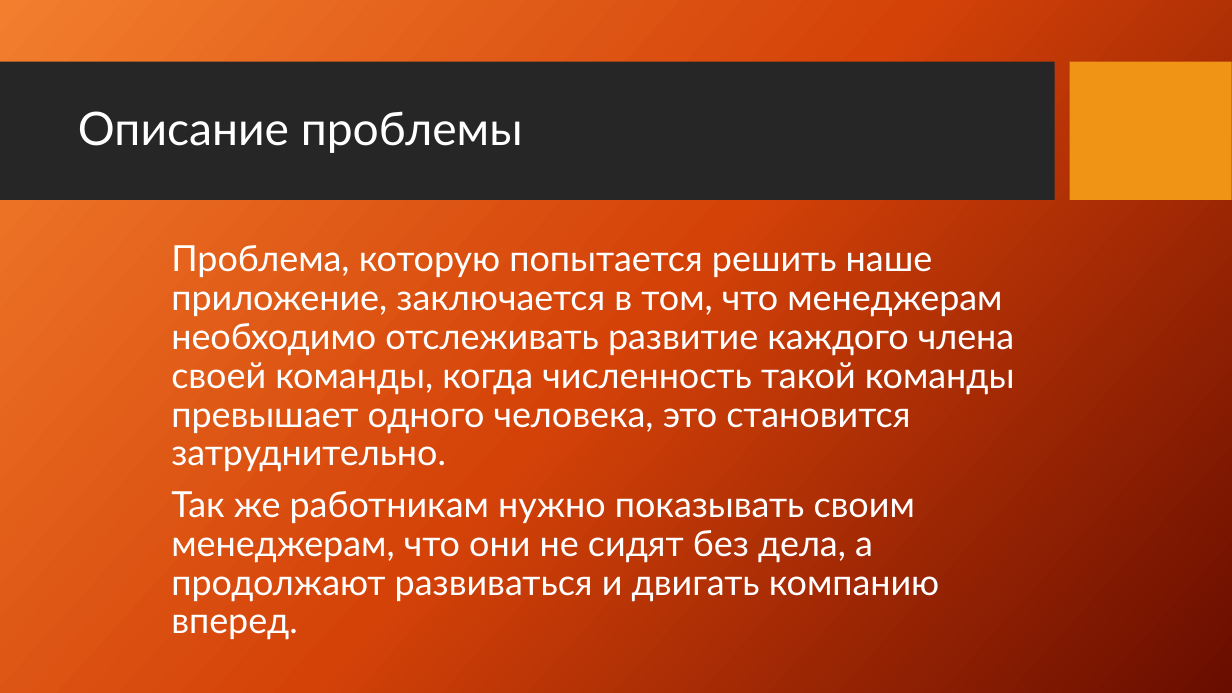
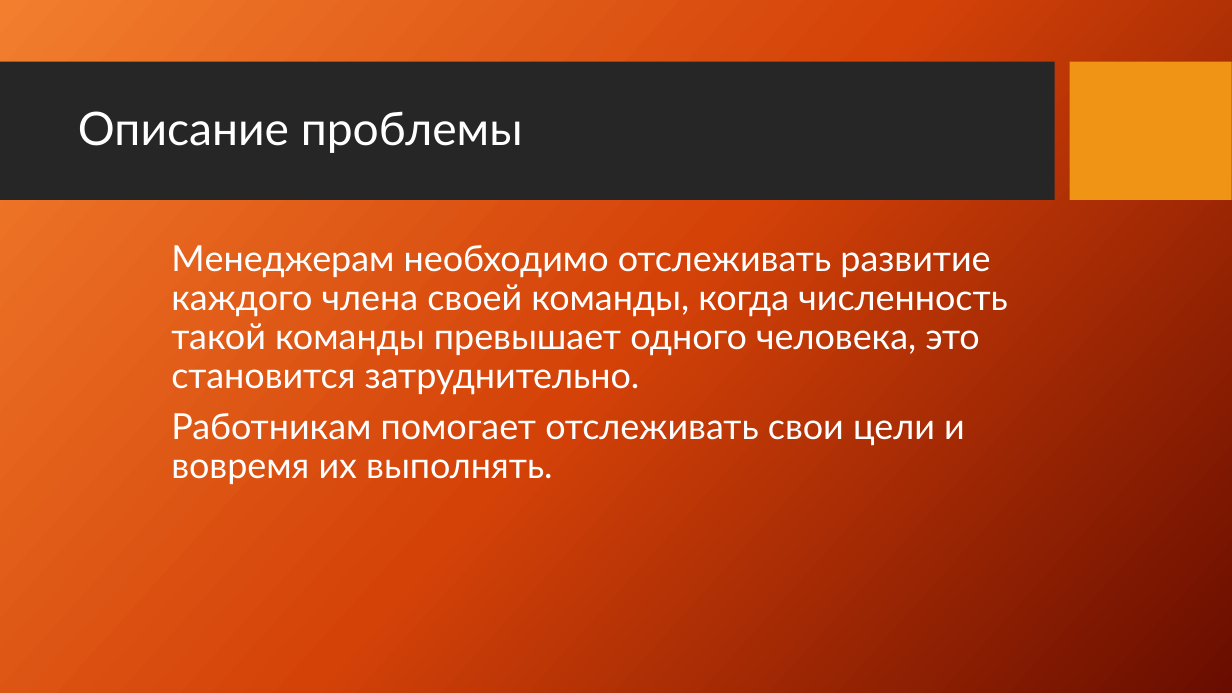
Before and after one commit to SpiritRanger/istu-lab-upp-2019-2020, a slide deck: slide 2 of Kharitonov_Dubovcev/OPP_Lab1_Concept_project.pptx. Drawn at 1232x693 pixels with LibreOffice and Linux fonts; fonts in the diff are those of the drawing; background and template pictures are left out. Boxes give left, top, right and bottom in pixels: in the first picture for what was removed or moved away, otherwise in the second. Text is boxed around its words. In the diff, an @@ line names an element or a change of style, - is before the commit and + after.

```diff
--- a/Kharitonov_Dubovcev/OPP_Lab1_Concept_project.pptx
+++ b/Kharitonov_Dubovcev/OPP_Lab1_Concept_project.pptx
@@ text at [171, 245, 1007, 484]: text changed @@
-Проблема, которую попытается решить наше приложение, заключается в том, что менеджерам необходимо отслеживать развитие каждого члена своей команды, когда численность такой команды превышает одного человека, это становится затруднительно.
-Так же работникам нужно показывать своим менеджерам, что они не сидят без дела, а продолжают развиваться и двигать компанию вперед.
+Mенеджерам необходимо отслеживать развитие каждого члена своей команды, когда численность такой команды превышает одного человека, это становится затруднительно.
+Работникам помогает отслеживать свои цели и вовремя их выполнять.
```
Also in this commit, not shown: 1 other slide changed, 1 other file.
